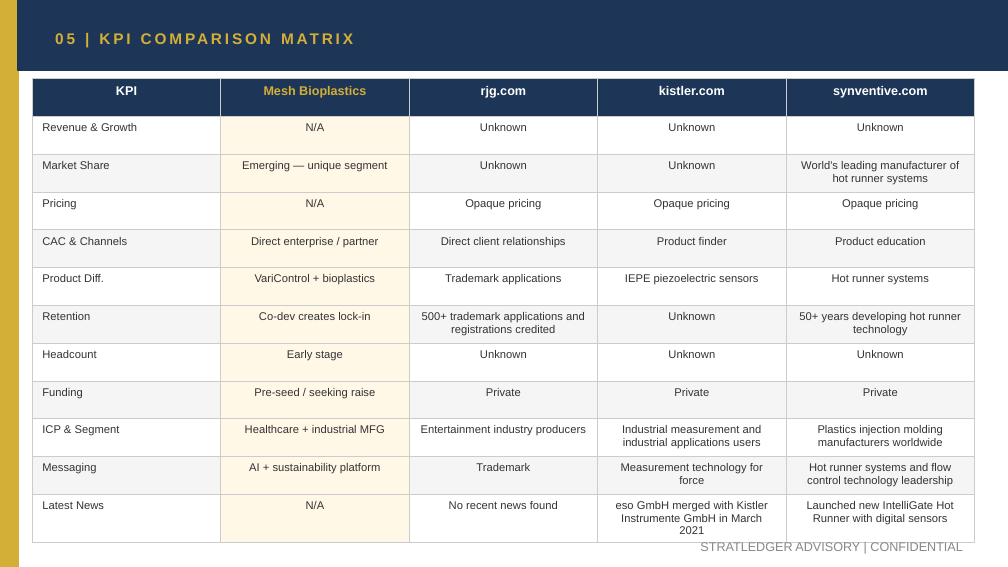
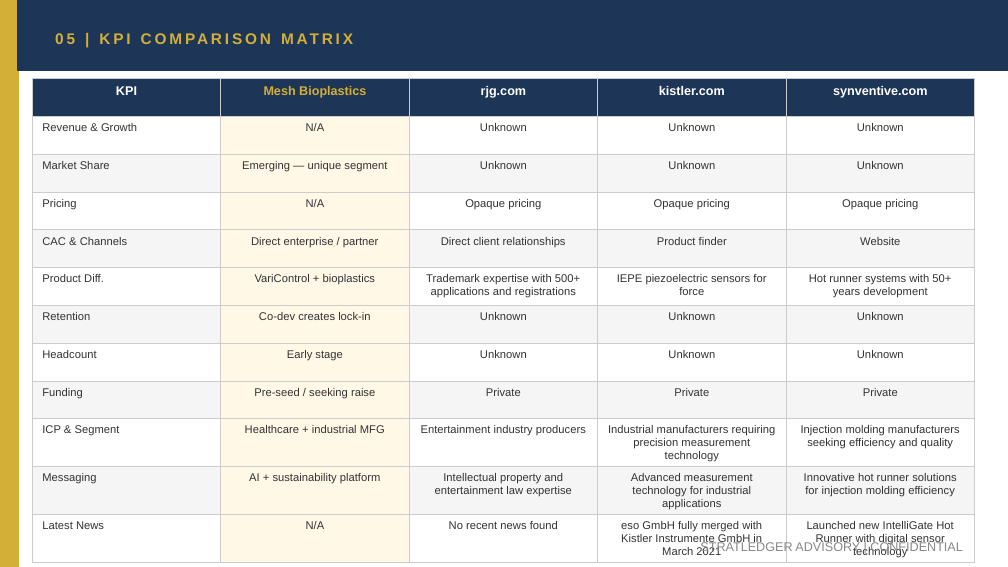
Before and after one commit to apexmakeshop-dot/droplet-commands, a slide deck: slide 9 of mesh_bioplastics_CI_Report.pptx. Drawn at 1008x567 pixels with LibreOffice and Linux fonts; fonts in the diff are those of the drawing. Boxes give left, top, right and bottom in pixels: in the first picture for what was removed or moved away, otherwise in the second. Text is boxed around its words. In the diff, an @@ line names an element or a change of style, - is before the commit and + after.

Commit message:
CI Report: Mesh Bioplastics

```diff
--- a/mesh_bioplastics_CI_Report.pptx
+++ b/mesh_bioplastics_CI_Report.pptx
@@ table at [32,79,975,561] @@
-row 3, column 5: World's leading manufacturer of hot runner systems
+row 3, column 5: Unknown
-row 5, column 5: Product education
+row 5, column 5: Website
-row 6: Product Diff. | VariControl + bioplastics | Trademark applications | IEPE piezoelectric sensors | Hot runner systems
+row 6: Product Diff. | VariControl + bioplastics | Trademark expertise with 500+ applications and registrations | IEPE piezoelectric sensors for force | Hot runner systems with 50+ years development
-row 7, column 3: 500+ trademark applications and registrations credited
+row 7, column 3: Unknown
-row 7, column 5: 50+ years developing hot runner technology
+row 7, column 5: Unknown
-row 10, column 4: Industrial measurement and industrial applications users
+row 10, column 4: Industrial manufacturers requiring precision measurement technology
-row 10, column 5: Plastics injection molding manufacturers worldwide
+row 10, column 5: Injection molding manufacturers seeking efficiency and quality
-row 11: Messaging | AI + sustainability platform | Trademark | Measurement technology for force | Hot runner systems and flow control technology leadership
+row 11: Messaging | AI + sustainability platform | Intellectual property and entertainment law expertise | Advanced measurement technology for industrial applications | Innovative hot runner solutions for injection molding efficiency
-row 12, column 4: eso GmbH merged with Kistler Instrumente GmbH in March 2021
+row 12, column 4: eso GmbH fully merged with Kistler Instrumente GmbH in March 2021
-row 12, column 5: Launched new IntelliGate Hot Runner with digital sensors
+row 12, column 5: Launched new IntelliGate Hot Runner with digital sensor technology
```
Also in this commit, not shown: 4 other slides changed.
